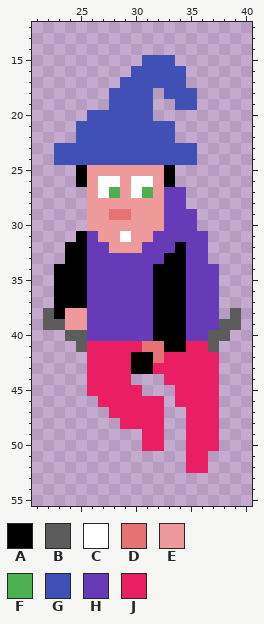
Sprite sheet: images/befana_front.png. Above, as it was before the edit.
The file is 65x65 pixels. Shown: x 21..40, y 12..55.
Palette (. is transparent): A #000000  B #5c5c5c  C #ffffff  D #e57373  E #ef9a9a  F #4caf50  G #3f51b5  H #673ab7  J #e91e63
Pixels before, first column x 22:
15 .........GGG......
16 ........GGGGG.....
17 .......GGGGGG.....
18 ......GGGG.GGG....
19 ......GGGG..GG....
20 ....GGGGGG........
21 ...GGGGGGGGG......
22 ...GGGGGGGGG......
23 .GGGGGGGGGGGGG....
24 .GGGGGGGGGGGGG....
25 ...AEEEEEEEA......
26 ...AECCECCEA......
27 ....ECFECFEHH.....
28 ....EEEEEEEHH.....
29 ....EEDDEEEHHH....
30 ....EEEEEEEHHH....
31 ...AHEECEEHHHHH...
32 ..AAHHEEEHHHAHH...
33 ..AAHHHHHHHAAHH...
34 .AAAHHHHHHAAAHHH..
35 .AAAHHHHHHAAAHHH..
36 .AAAHHHHHHAAAHHH..
37 .AAAHHHHHHAAAHHH..
38 BAEEHHHHHHAAAHHH.B
39 BBEEHHHHHHAAAHHHBB
40 ..BBHHHHHHAAAHHBB.
41 ...BJJJJJDDAAJJB..
42 ....JJJJAADJJJJJ..
43 ....JJJJAAJJJJJJ..
44 ....JJJJ...JJJJJ..
45 ....JJJJJ...JJJJ..
46 .....JJJJJJ.JJJJ..
47 ......JJJJJ..JJJ..
48 .......JJJJ..JJJ..
49 .........JJ..JJJ..
50 .........JJ..JJJ..
51 .............JJ...
52 .............JJ...
The same view after the edit:
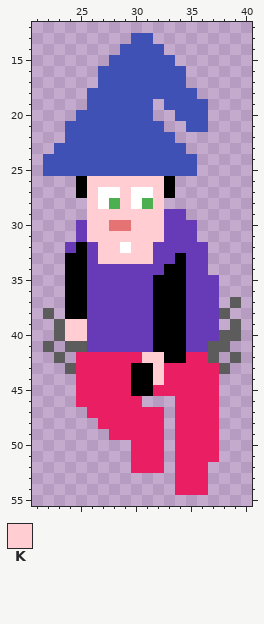
Colours new in this view: K #ffcdd2
The edit:
{"y":13,"x":30,"old":"..","new":"GG"}
{"y":14,"x":29,"old":"....","new":"GGGG"}
{"y":15,"x":28,"old":"...","new":"GGG"}
{"y":16,"x":27,"old":"...","new":"GGG"}
{"y":17,"x":27,"old":"..","new":"GG"}
{"y":18,"x":26,"old":"..","new":"GG"}
{"y":18,"x":32,"old":".","new":"G"}
{"y":19,"x":26,"old":"..","new":"GG"}
{"y":19,"x":33,"old":".","new":"G"}
{"y":19,"x":36,"old":".","new":"G"}
{"y":20,"x":25,"old":".","new":"G"}
{"y":20,"x":34,"old":"...","new":"GGG"}
{"y":21,"x":24,"old":".","new":"G"}
{"y":21,"x":33,"old":"G","new":"."}
{"y":21,"x":35,"old":"..","new":"GG"}
{"y":22,"x":24,"old":".","new":"G"}
{"y":23,"x":35,"old":"G","new":"."}
{"y":24,"x":22,"old":".","new":"G"}
{"y":25,"x":22,"old":"...AEEEEEEEA..","new":"GGGGGGGGGGGGGG"}
{"y":26,"x":26,"old":"ECCECCE","new":"KKKKKKK"}
{"y":27,"x":25,"old":".E","new":"AK"}
{"y":27,"x":28,"old":"FE","new":"CK"}
{"y":27,"x":31,"old":"FEHH","new":"CKA."}
{"y":28,"x":26,"old":"EEEEEEEHH","new":"KCFKCFK.."}
{"y":29,"x":26,"old":"EEDDEEE","new":"KKKKKKK"}
{"y":29,"x":35,"old":"H","new":"."}
{"y":30,"x":25,"old":".EEEEEEE","new":"HKKDDKKK"}
{"y":31,"x":25,"old":"AHEECEEH","new":"HKKKKKKK"}
{"y":31,"x":36,"old":"H","new":"."}
{"y":32,"x":24,"old":"A","new":"H"}
{"y":32,"x":27,"old":"HEEEH","new":"KKCKK"}
{"y":32,"x":34,"old":"A","new":"H"}
{"y":33,"x":27,"old":"HHHHH","new":"KKKKK"}
{"y":33,"x":33,"old":"A","new":"H"}
{"y":34,"x":23,"old":"A","new":"."}
{"y":34,"x":32,"old":"A","new":"H"}
{"y":34,"x":37,"old":"H","new":"."}
{"y":35,"x":23,"old":"A","new":"."}
{"y":36,"x":23,"old":"A","new":"."}
{"y":37,"x":23,"old":"A","new":"."}
{"y":37,"x":39,"old":".","new":"B"}
{"y":38,"x":23,"old":"AEE","new":".AA"}
{"y":38,"x":38,"old":".B","new":"B."}
{"y":39,"x":22,"old":"B","new":"."}
{"y":39,"x":24,"old":"EE","new":"KK"}
{"y":39,"x":38,"old":"B","new":"."}
{"y":40,"x":23,"old":".BB","new":"BKK"}
{"y":40,"x":37,"old":"B","new":"H"}
{"y":40,"x":39,"old":".","new":"B"}
{"y":41,"x":22,"old":".","new":"B"}
{"y":41,"x":24,"old":".","new":"B"}
{"y":41,"x":26,"old":"JJJJJDD","new":"HHHHHHA"}
{"y":41,"x":35,"old":"JJ","new":"HH"}
{"y":41,"x":38,"old":".","new":"B"}
{"y":42,"x":23,"old":".","new":"B"}
{"y":42,"x":25,"old":".","new":"J"}
{"y":42,"x":30,"old":"AADJJ","new":"JKKAA"}
{"y":42,"x":37,"old":"J","new":"B"}
{"y":42,"x":39,"old":".","new":"B"}
{"y":43,"x":24,"old":"..","new":"BJ"}
{"y":43,"x":32,"old":"J","new":"K"}
{"y":43,"x":38,"old":".","new":"B"}
{"y":44,"x":25,"old":".","new":"J"}
{"y":44,"x":30,"old":"...","new":"AAK"}
{"y":45,"x":25,"old":".","new":"J"}
{"y":45,"x":30,"old":"J...","new":"AAJJ"}
{"y":46,"x":25,"old":"..","new":"JJ"}
{"y":46,"x":31,"old":"JJ","new":".."}
{"y":47,"x":26,"old":"..","new":"JJ"}
{"y":47,"x":34,"old":".","new":"J"}
{"y":48,"x":27,"old":"..","new":"JJ"}
{"y":48,"x":34,"old":".","new":"J"}
{"y":49,"x":28,"old":"...","new":"JJJ"}
{"y":49,"x":34,"old":".","new":"J"}
{"y":50,"x":30,"old":".","new":"J"}
{"y":50,"x":34,"old":".","new":"J"}
{"y":51,"x":30,"old":"...","new":"JJJ"}
{"y":51,"x":34,"old":".","new":"J"}
{"y":51,"x":37,"old":".","new":"J"}
{"y":52,"x":30,"old":"...","new":"JJJ"}
{"y":52,"x":34,"old":".","new":"J"}
{"y":53,"x":34,"old":"...","new":"JJJ"}
{"y":54,"x":34,"old":"...","new":"JJJ"}
{"label":"changed","picture_box":[43,33,241,495]}
